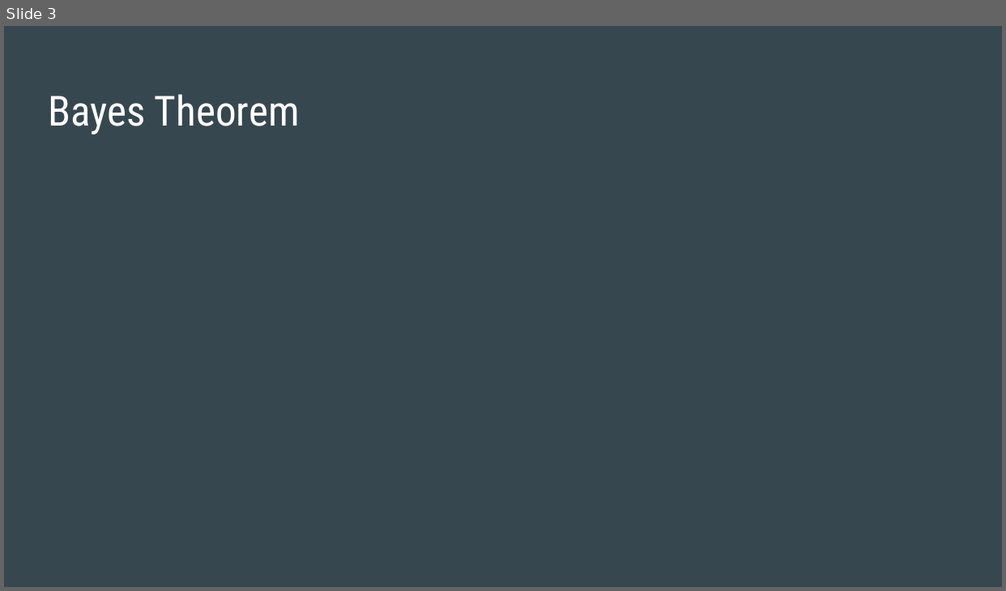
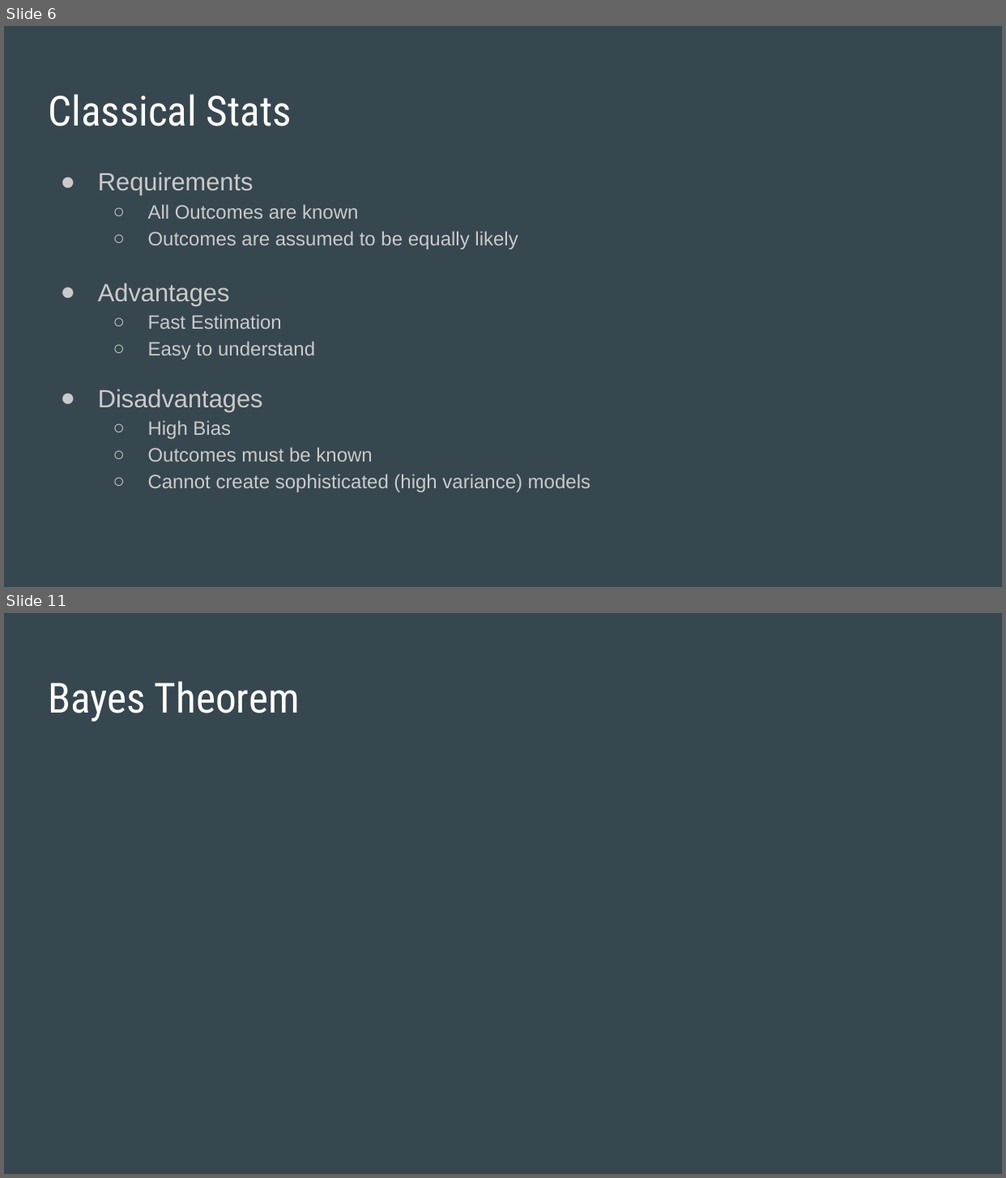
Before and after one commit to SThornewillvE/Hamburg_DS_Meetup_Bayesian-Stats_Intro, a slide deck: slides/intro_to_bayes_slides.pptx. Shown one above the other, each under a label of ours: slide 3 before the commit, slides 6 and 11 after it; the slides between them are not shown. The pictures are 1006x591 and 1006x1178 pixels, drawn with LibreOffice and Linux fonts; fonts in the diff are those of the drawing. Boxes give left, top, right and bottom in pixels: in the first picture for what was removed or moved away, otherwise in the second. Text is boxed around its words. In the diff, an @@ line names an element or a change of style, - is before the commit and + after.

Commit message:
Create slides for classical statistics

```diff
--- a/slides/intro_to_bayes_slides.pptx
+++ b/slides/intro_to_bayes_slides.pptx
@@ slide 6 added at [4, 26, 1002, 587], background #37474F @@
@@ title added at [48, 94, 292, 126], 30 pt, text #FFFFFF @@
+Classical Stats
@@ text added at [98, 172, 518, 250], 14 pt, text #CACACA @@
+● Requirements
+  ○ All Outcomes are known
+  ○ Outcomes are assumed to be equally likely
@@ text added at [98, 283, 315, 360], 14 pt, text #CACACA @@
+● Advantages
+  ○ Fast Estimation
+  ○ Easy to understand
@@ text added at [98, 389, 590, 493], 14 pt, text #CACACA @@
+● Disadvantages
+  ○ High Bias
+  ○ Outcomes must be known
+  ○ Cannot create sophisticated (high variance) models
@@ what was slide 3 is now slide 11 @@
```
Also in this commit, not shown: 7 other slides added, 1 other file.
